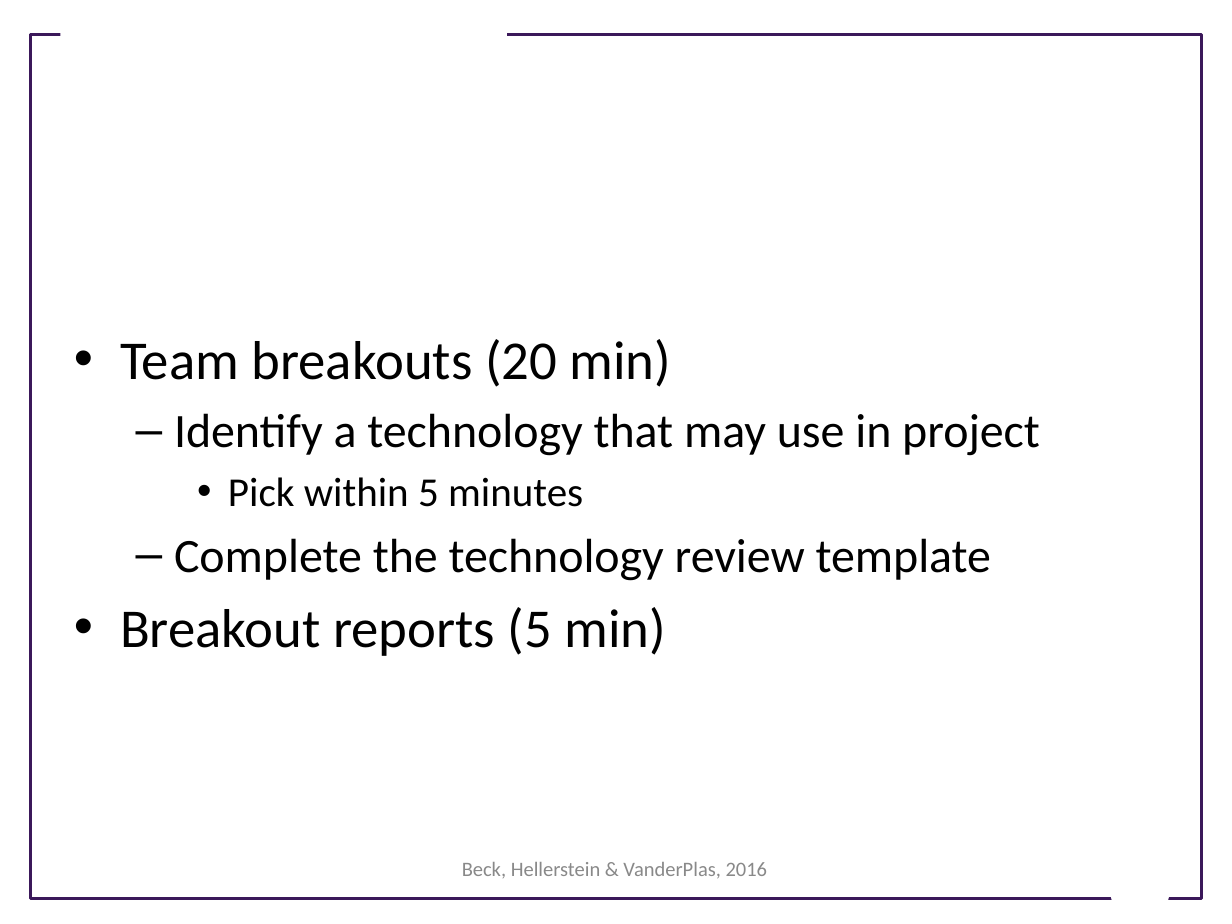
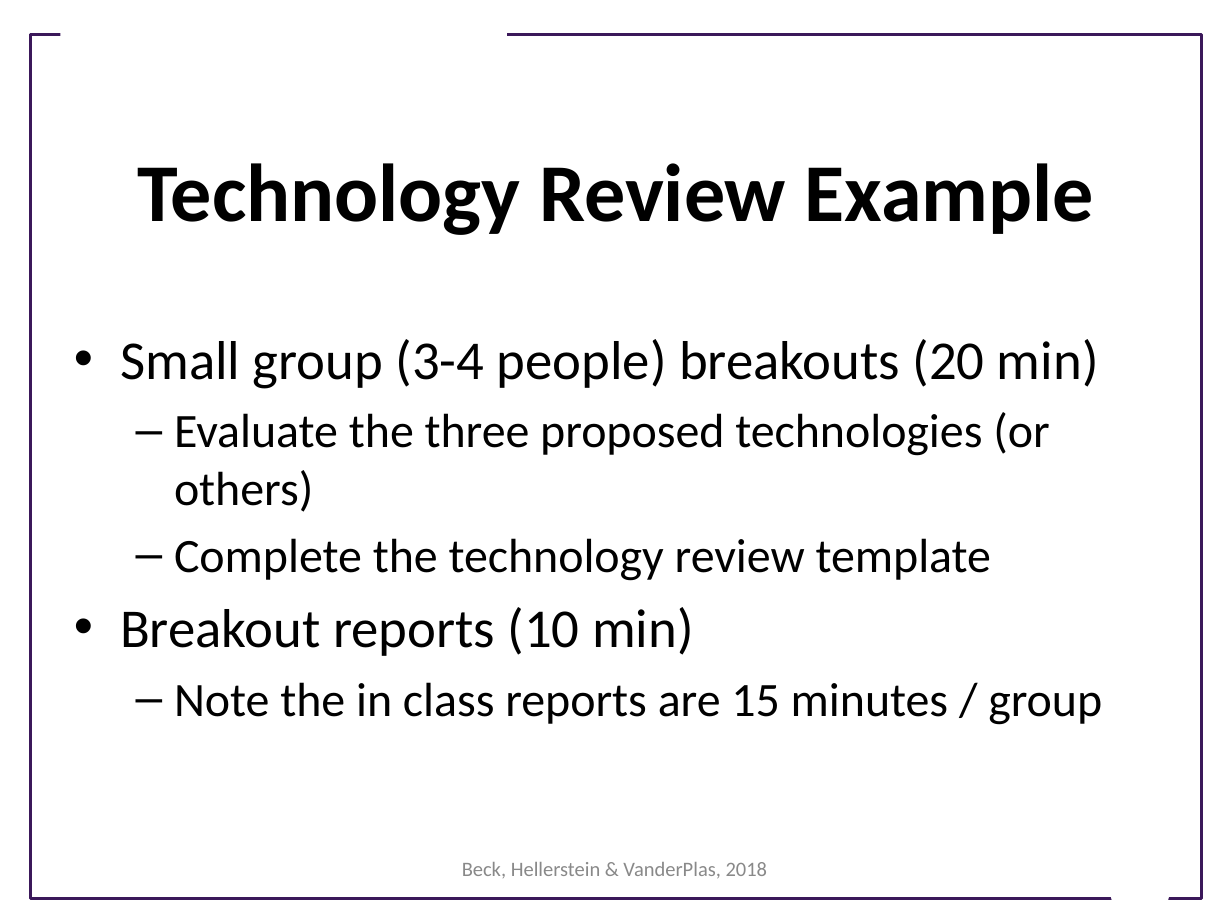
Before and after one commit to UWSEDS/LectureNotes-Spring2018, a slide deck: slide 19 of 03-Working-in-Teams.pptx (slide 22 before the commit). Drawn at 1232x924 pixels with LibreOffice and Linux fonts; fonts in the diff are those of the drawing; background and template pictures are left out. Boxes give left, top, right and bottom in pixels: in the first picture for what was removed or moved away, otherwise in the second. Text is boxed around its words. In the diff, an @@ line names an element or a change of style, - is before the commit and + after.

```diff
--- a/03-Working-in-Teams.pptx
+++ b/03-Working-in-Teams.pptx
@@ title added at <box>137,163,1094,235</box>, 48 pt, text #000000, bold @@
+Technology Review Example
@@ text at <box>120,339,1099,512</box>: text changed @@
-• Team breakouts (20 min)
-  – Identify a technology that may use in project
-    • Pick within 5 minutes
+• Small group (3-4 people) breakouts (20 min)
+  – Evaluate the three proposed technologies (or others)
@@ text at <box>120,607,949,717</box>: text changed; size 32 to 28 pt @@
-• Breakout reports (5 min)
+• Breakout reports (10 min)
+  – Note the in class reports are 15 minutes / group
@@ text at <box>462,862,768,878</box>: text changed @@
-Beck, Hellerstein & VanderPlas, 2016
+Beck, Hellerstein & VanderPlas, 2018
```
Also in this commit, not shown: 16 other slides changed, 4 slides added, 6 slides removed, 1 other file.
